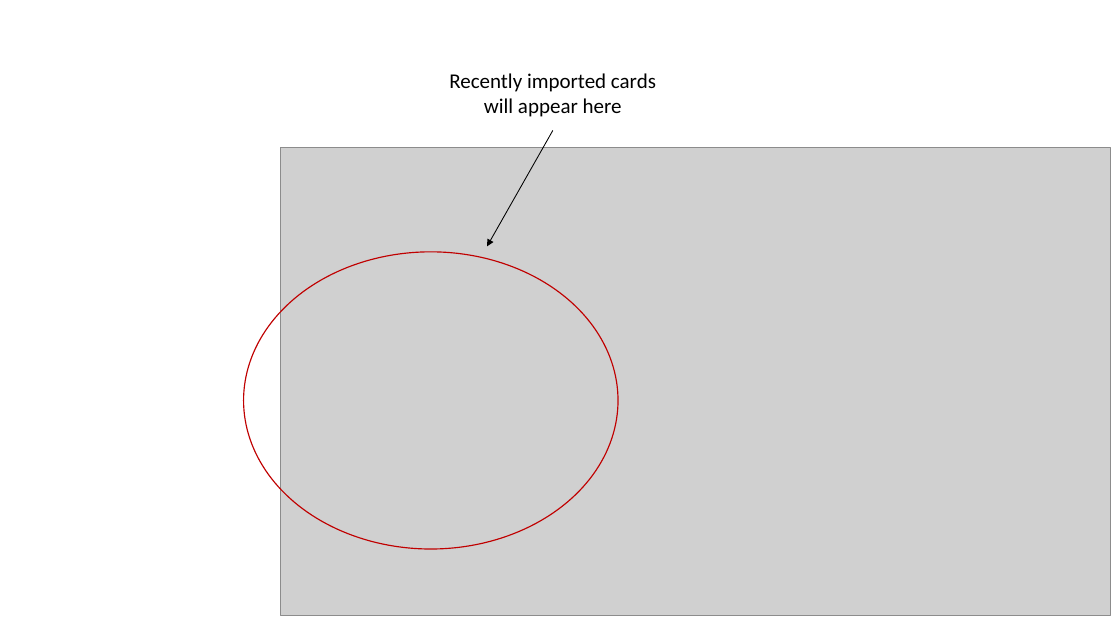
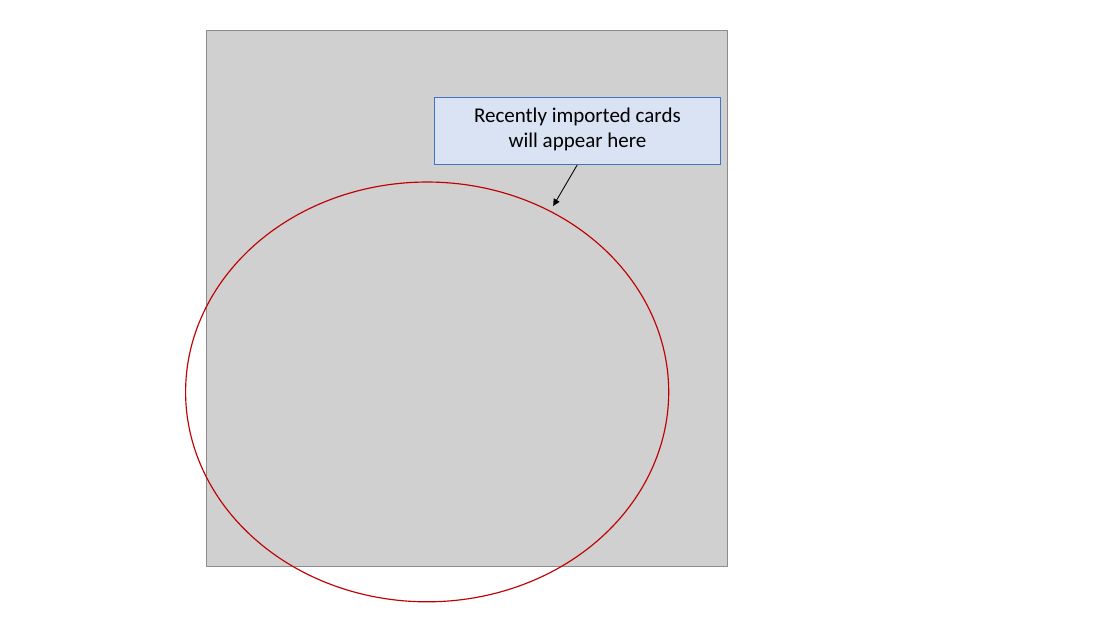
Before and after one commit to shaniceabigail/3VIA, a slide deck: slide 3 of docs/figures/ImportUserGuide.pptx. Drawn at 1120x630 pixels with LibreOffice and Linux fonts; fonts in the diff are those of the drawing; grey boxes stand for pictures. Boxes give left, top, right and bottom in pixels: in the first picture for what was removed or moved away, otherwise in the second. Text is boxed around its words. In the diff, an @@ line names an element or a change of style, - is before the commit and + after.

```diff
--- a/docs/figures/ImportUserGuide.pptx
+++ b/docs/figures/ImportUserGuide.pptx
@@ picture added at bbox=[207, 31, 728, 567] @@
@@ rectangle "Recently imported cards will appear ...": place and size @@
-rectangle "Recently imported cards will appear ..." at bbox=[449, 73, 656, 117]
+rectangle "Recently imported cards will appear ..." at bbox=[435, 97, 720, 165]
@@ rectangle "Recently imported cards will appear ..." at bbox=[435, 97, 720, 165]: fill none to #DAE3F3; outline none to #4472C4 0.75 pt @@
@@ picture removed at bbox=[280, 148, 1111, 615] @@
@@ arrow moved from (553, 130) - (487, 246) to (578, 165) - (554, 206) @@
@@ ellipse: place and size @@
-ellipse at bbox=[244, 252, 618, 549]
+ellipse at bbox=[186, 182, 669, 602]
```
Also in this commit, not shown: 2 other slides changed, 4 other files.
